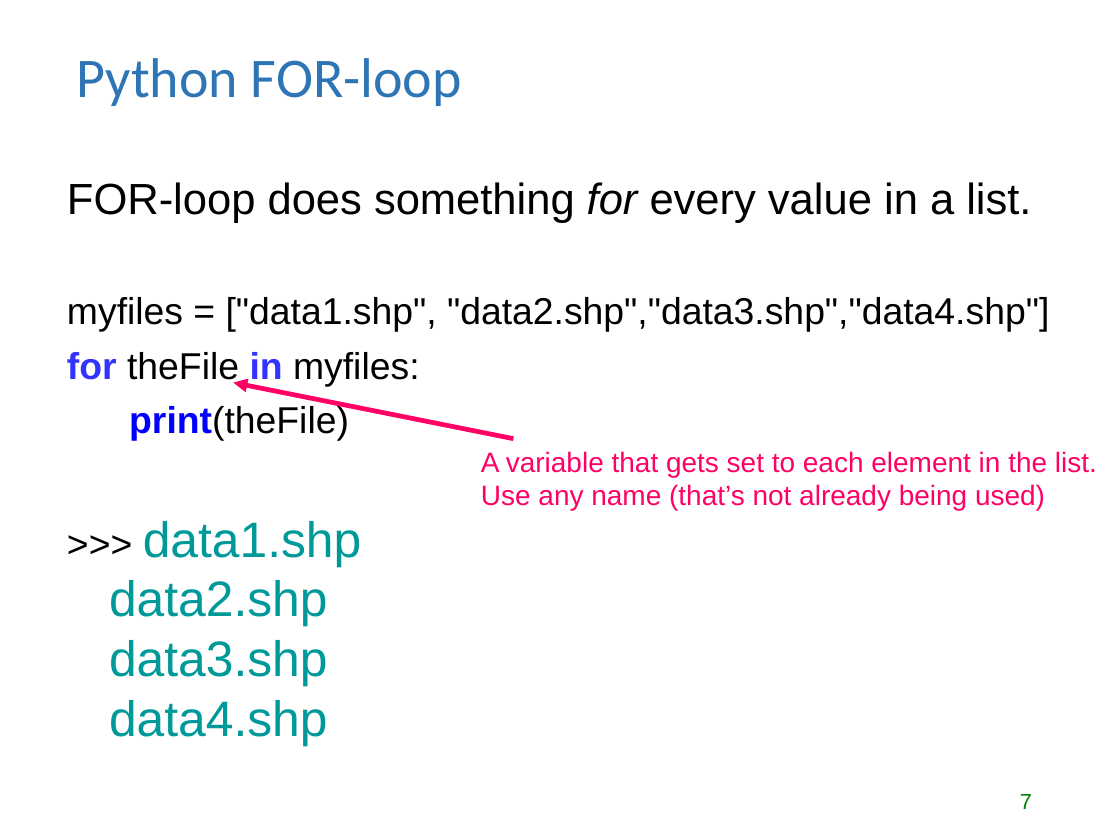
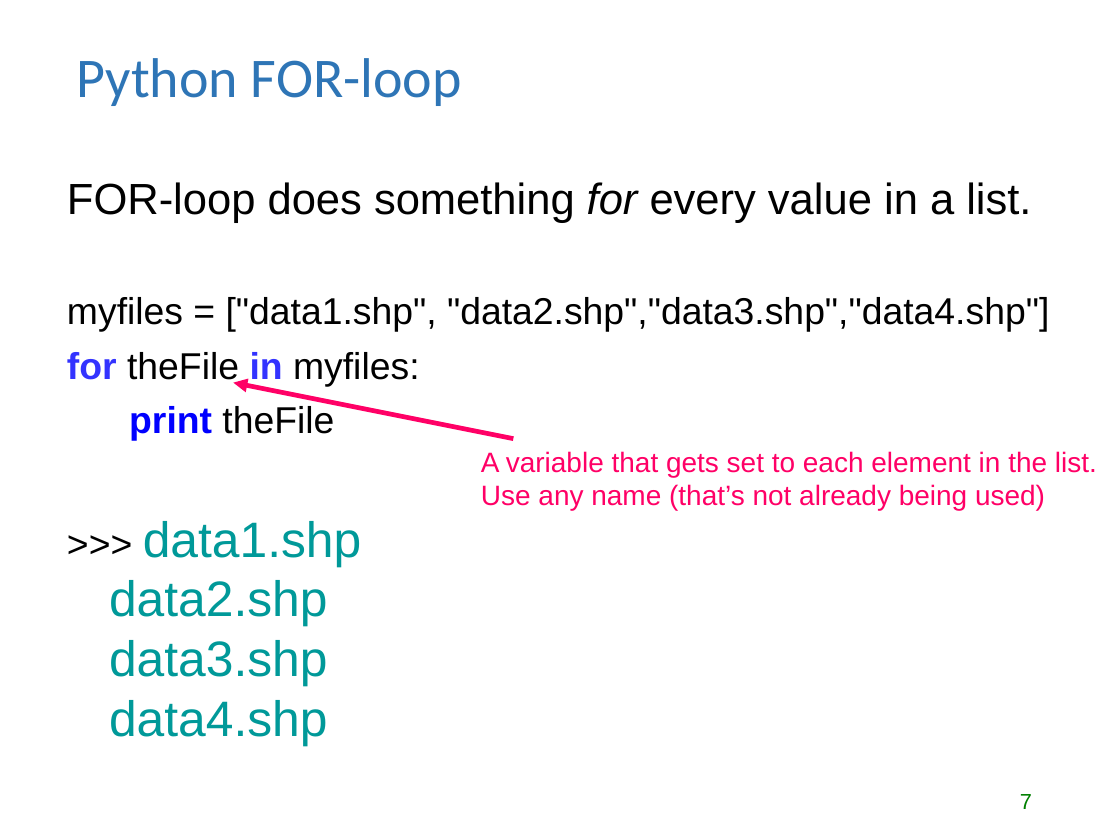
Before and after one commit to lgtateos/gis540, a slide deck: slide 7 of slides/looping.ppt. Drawn at 1120x840 pixels with LibreOffice and Linux fonts; fonts in the diff are those of the drawing. Boxes give left, top, right and bottom in pixels: in the first picture for what was removed or moved away, otherwise in the second. Text is boxed around its words. In the diff, an @@ line names an element or a change of style, - is before the commit and + after.

```diff
--- a/slides/looping.ppt
+++ b/slides/looping.ppt
@@ text at box(129, 403, 334, 440): text changed @@
-print(theFile)
+print theFile
```
Also in this commit, not shown: 9 other slides changed, 7 slides added.
